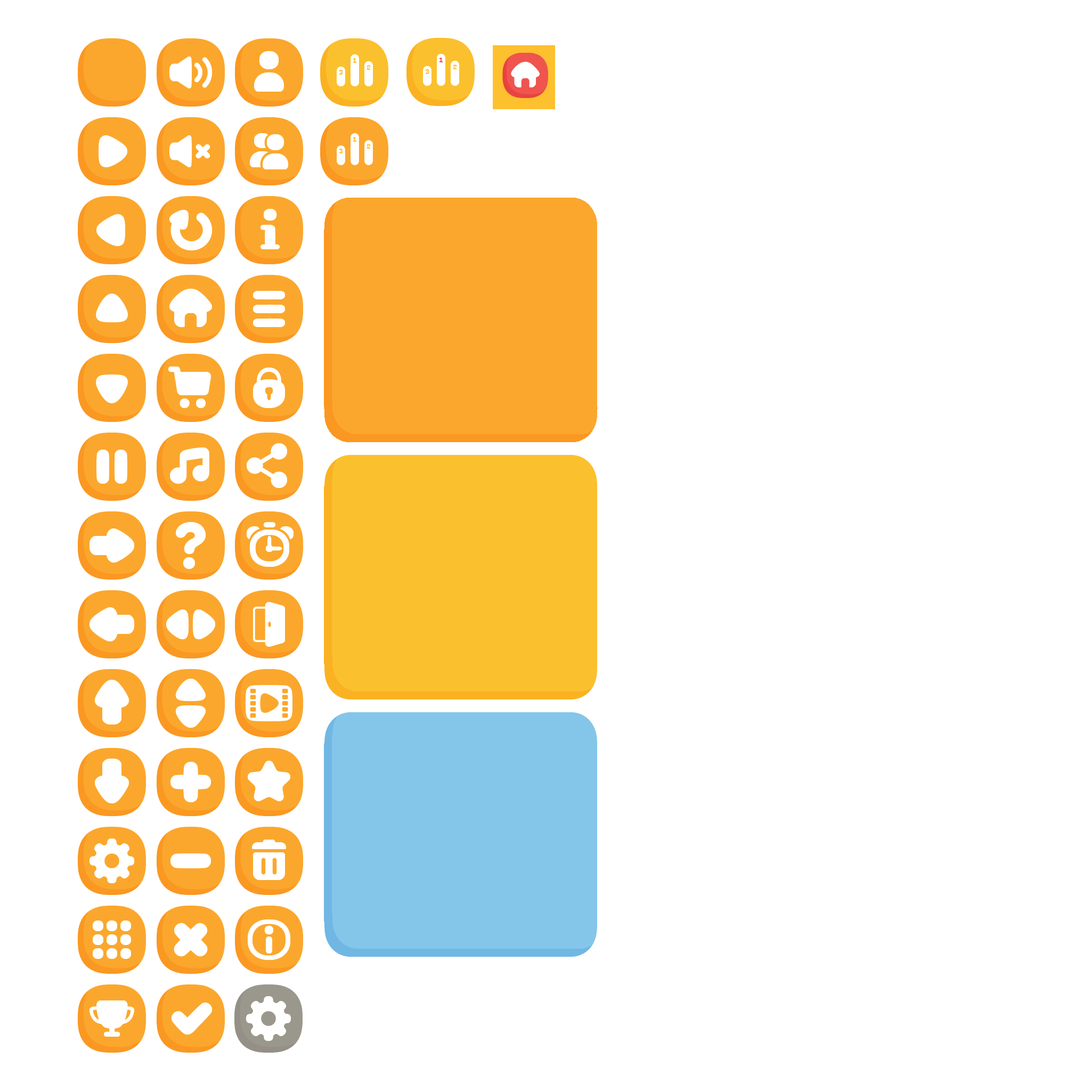
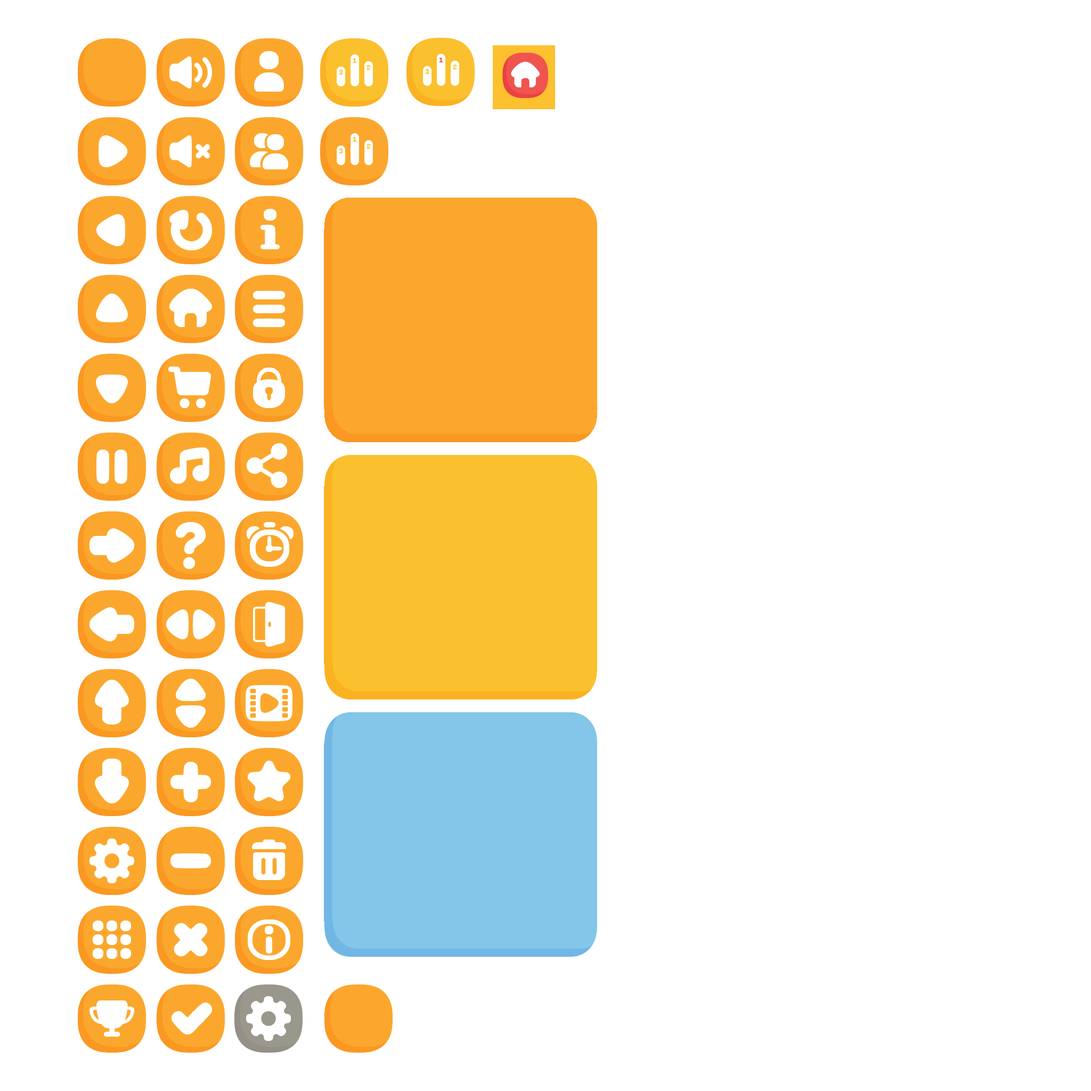
Revision of a layered 1091×1091 image; what changed, layer by layer:
added layer "Layer 7" above "Layer 4" over [324, 984, 393, 1054]
